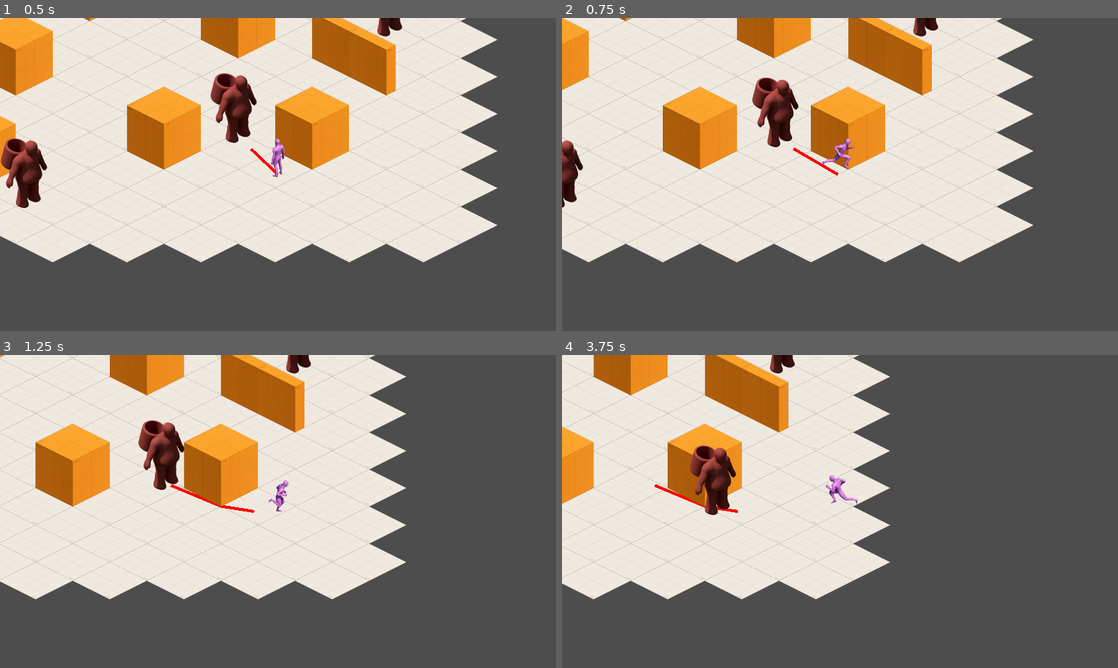
Above: before the commit, frames 1-4 (two rows, left to right).
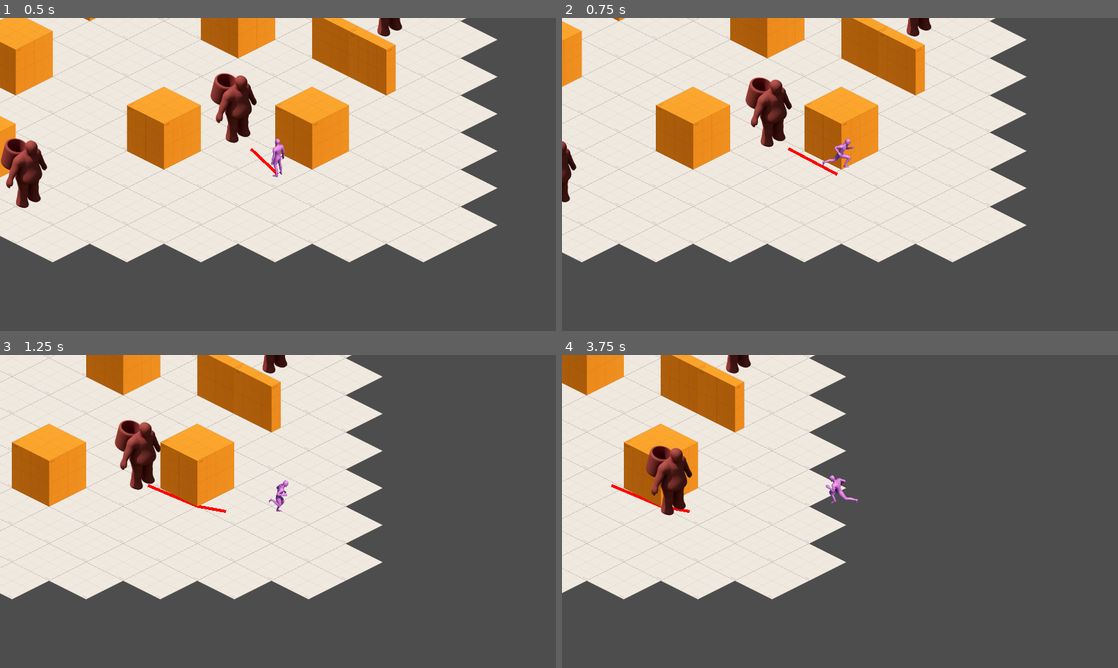
Above: after the commit, the same moments.

Repository: bradlycarpenter/Project-H-Phase-2
Game: Godot game, scene res://levels/test-levels/test-movement/scene/test_movement.tscn
Two runs of this game, one before a commit and one after it. Both use one fixed random seed, a clock stepped at 60 frames per second and the inputs below. This scene is started directly instead of the project's main scene.
Inputs (mouse positions are in pixels of both pictures, inside the frame that each line leads up to):
- Up to frame 1 (0.5 s): no input
- Up to frame 2 (0.75 s): tap Enter at 0.5 s; move the mouse to (962, 158) at 0.52 s; hold D (p1_move_right) from 0.53 s (still down); click (962, 158) at 0.6 s
- Up to frame 3 (1.25 s): keep holding D (p1_move_right)
- Up to frame 4 (3.75 s): move the mouse to (728, 527) at 1.27 s; release D (p1_move_right) at 1.28 s; hold S (p1_move_down) 1.28-2.03 s; right-click (728, 527) at 1.35 s; move the mouse to (895, 442) at 2.02 s; hold D (p1_move_right) 2.03-2.78 s; tap E (p1_attack_special) at 2.1 s; move the mouse to (812, 574) at 2.77 s; hold W (p1_move_up) 2.78-3.53 s; tap Space (p1_dodge) at 2.85 s; click (812, 574) at 2.92 s; move the mouse to (1006, 558) at 3.52 s; hold A (p1_move_left) from 3.53 s (still down); click (1006, 558) at 3.6 s

Frame 1 is identical in both runs. In frame 2, 9.0% of the frame differs, in the area x 0-85%, y 0-79%; in frame 3, 18%; in frame 4, 20%, in the area x 0-59%, y 0-79%.

Commit message:
update/improved-code-clarity

Diff:
--- a/actors/test-actors/player/test-player/src/test_character.gd
+++ b/actors/test-actors/player/test-player/src/test_character.gd
@@ -2,10 +2,9 @@
 
 @onready var animation_tree := $AnimationTree
 
-const speed := 300
-const y_velocity := 0.6
-const x_velocity := 0.9
-const diagonal_velocity := 0.5
+@export var speed := 200
+const y_vec_multiplier := 1.1
+const x_vec_multiplier := 1.7
 
 var input_direction := Vector2.ZERO
 var iso_direction := Vector2.ZERO
@@ -22,14 +21,14 @@
 	iso_direction = Vector2.ZERO
 	var input_vector = get_input_direction()
 
-	iso_direction.x = input_vector.x * diagonal_velocity * 2
-	iso_direction.y = input_vector.y * diagonal_velocity
+	iso_direction.x = input_vector.x * 2
+	iso_direction.y = input_vector.y
 
-	if get_input_direction().x == 0:
-		iso_direction.y = input_vector.y * y_velocity
+	if iso_direction.x == 0:
+		iso_direction.y = input_vector.y * y_vec_multiplier
 
-	if get_input_direction().y == 0:
-		iso_direction.x = input_vector.x * x_velocity
+	if iso_direction.y == 0:
+		iso_direction.x = input_vector.x * x_vec_multiplier
 
 	velocity = iso_direction * speed * delta * 100
 
